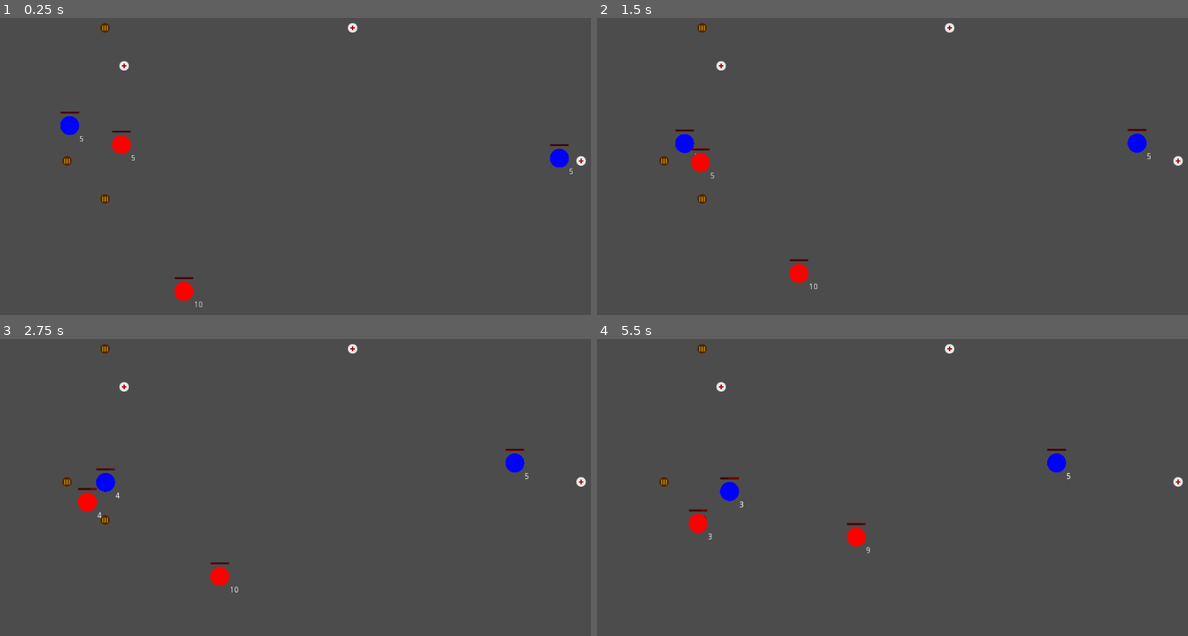
Above: before the commit, frames 1-4 (two rows, left to right).
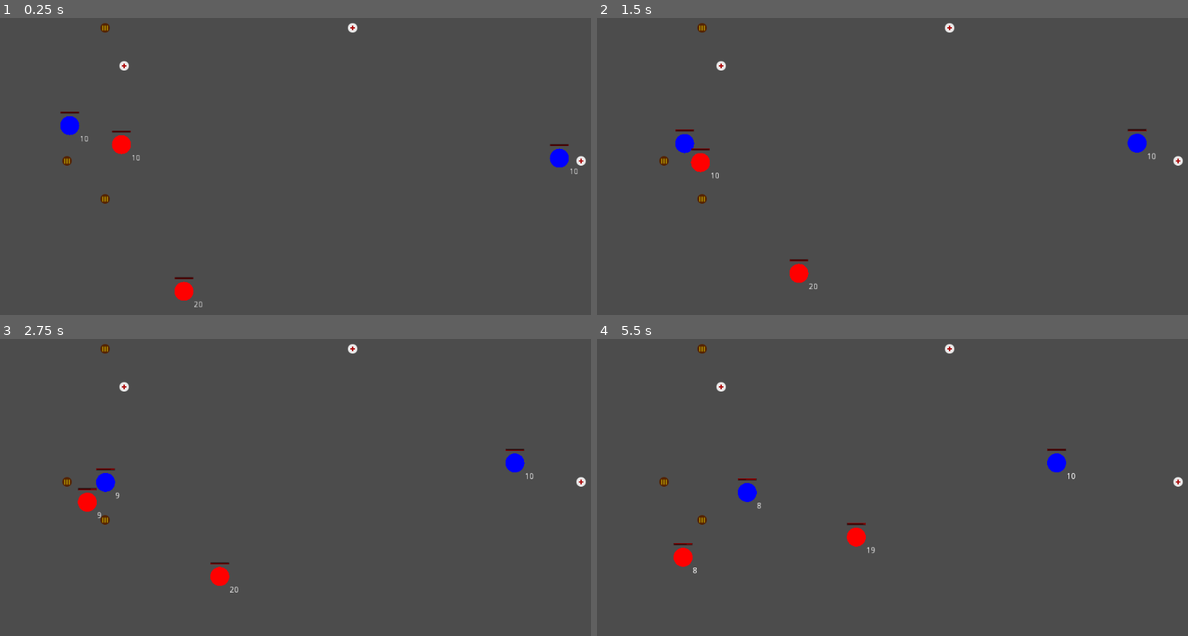
Above: after the commit, the same moments.

Repository: Nabiz/ZombieGameAI
Game: Godot game, scene res://Main.tscn
Two runs of this game, one before a commit and one after it. Both use one fixed random seed, a clock stepped at 60 frames per second and the inputs below.
Inputs:
- Up to frame 1 (0.25 s): no input
- Up to frame 2 (1.5 s): no input
- Up to frame 3 (2.75 s): no input
- Up to frame 4 (5.5 s): no input

The runs differ from the first frame. In frame 1, less than 0.1% of the frame differs, in the area x 13-98%, y 39-98%; in frame 2, less than 0.1%; in frame 3, less than 0.1%; in frame 4, 0.9%, in the area x 12-81%, y 45-79%.

Commit message:
go to closest pickup

Diff:
--- a/BotShooter/Bot.gd
+++ b/BotShooter/Bot.gd
@@ -3,7 +3,7 @@
 var astar
 var health = 10
 var health_bar
-var ammo = 5
+var ammo = 10
 var ammo_label
 
 var vertex = null
@@ -41,13 +41,16 @@
 func initialize():
 	vertex = Utils.graph.vertices[randi() % len(Utils.graph.vertices)].id
 	position = Utils.graph.get_vertex(vertex).position
+	destination_id = null
+	destination = null
+	path = []
 
 func update_state():
 	if health <= 3:
 		if state == "wander":
 			path = []
 		state = "aid"
-	elif ammo <= 3:
+	elif ammo <= 5:
 		if state == "wander":
 			path = []
 		state = "bullet"
@@ -59,17 +62,27 @@
 			path = []
 
 func calculate_goal():
+	var goal = Utils.graph.get_vertex(vertex)
+	var path_len = 99999
+	var new_path
 	if state == "aid":
 		for v in Utils.aids:
-			if v.info == "aid":
-				return v
+			new_path = search_for_new_path(v.id)
+			if len(new_path) < path_len:
+				path_len = len(new_path)
+				path = new_path
+				goal = v
 	elif state == "bullet":
 		for v in Utils.bullets:
-			if v.info == "bullet":
-				return v
+			new_path = search_for_new_path(v.id)
+			if len(new_path) < path_len:
+				path_len = len(new_path)
+				path = new_path
+				goal = v
 	elif state == "wander":
-		return Utils.graph.vertices[randi() % len(Utils.graph.vertices)]
-	return Utils.graph.get_vertex(vertex)
+		goal = Utils.graph.vertices[randi() % len(Utils.graph.vertices)]
+		path = search_for_new_path(goal.id)
+	return goal
 
 func _process(delta):
 	update_state()
@@ -93,23 +106,26 @@
 			direction = (destination - position).normalized()
 		else:
 			goal = calculate_goal()
-			search_for_new_path(goal.id)
+			#path = search_for_new_path(goal.id)
 
 	if health == 0:
 		$CollisionShape2D.disabled = true
 		visible = false
+		$RespawnTimer.start(2)
 		set_process(false)
 
 	raycast_enemy()
 
 func search_for_new_path(target):
+	var new_path
 	if target:
 		var astar_result = astar.search(vertex, target)
 		var v = astar_result[target]
-		path = [target]
+		new_path = [target]
 		while v != null:
-			path.push_front(v)
+			new_path.push_front(v)
 			v = astar_result[v]
+	return new_path
 
 func check_pickup():
 	var v = Utils.graph.get_vertex(vertex)
@@ -121,7 +137,7 @@
 	elif v.info == "bullet":
 		v.change_info("empty")
 		Utils.bullets.erase(v)
-		ammo = clamp(ammo+5, 0, 10)
+		ammo = clamp(ammo+10, 0, 20)
 		ammo_label.text = str(ammo)
 
 func raycast_enemy():
@@ -164,3 +180,14 @@
 
 func _on_ShootTimer_timeout():
 	can_shoot = true
+
+func _on_RespawnTimer_timeout():
+	initialize()
+	health = 10
+	ammo = 10
+	health_bar.value = health
+	ammo_label.text = str(ammo)
+	state = "wander"
+	$CollisionShape2D.disabled = false
+	visible = true
+	set_process(true)
--- a/BotShooter/Bot.tscn
+++ b/BotShooter/Bot.tscn
@@ -48,4 +48,9 @@
 visible = false
 z_index = -1
 
+[node name="RespawnTimer" type="Timer" parent="."]
+wait_time = 2.0
+one_shot = true
+
 [connection signal="timeout" from="ShootTimer" to="." method="_on_ShootTimer_timeout"]
+[connection signal="timeout" from="RespawnTimer" to="." method="_on_RespawnTimer_timeout"]
